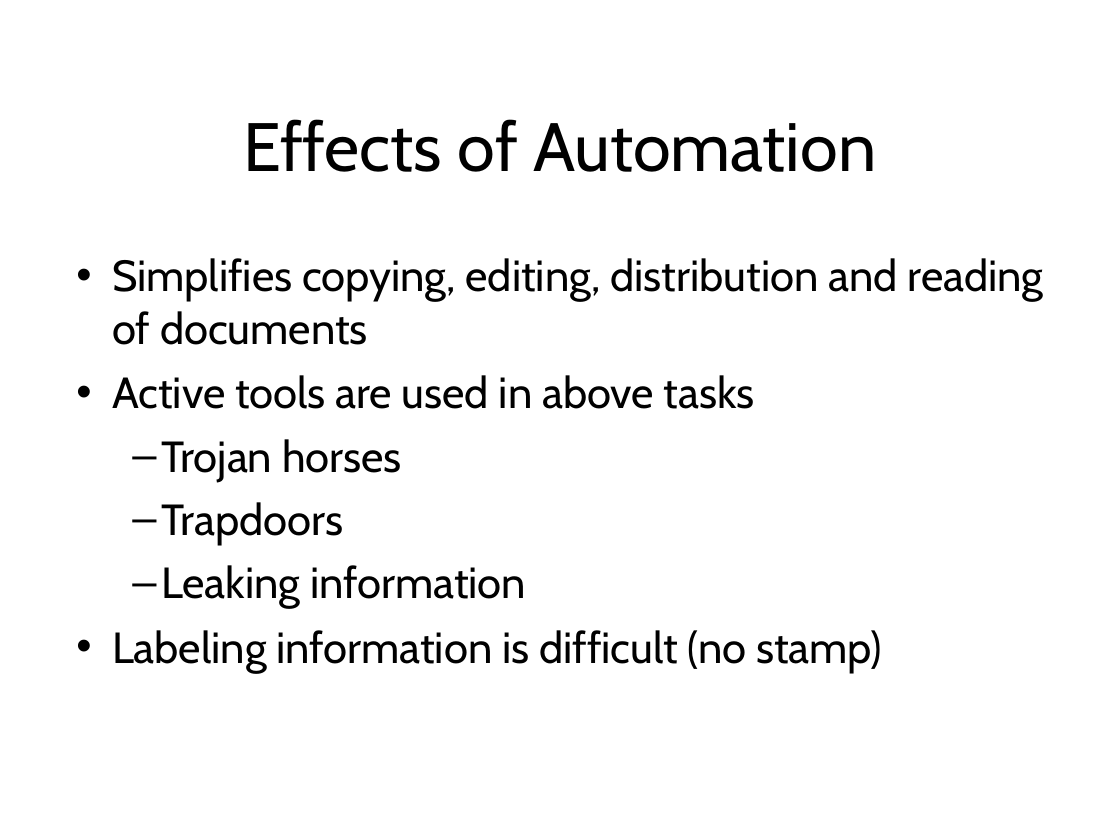
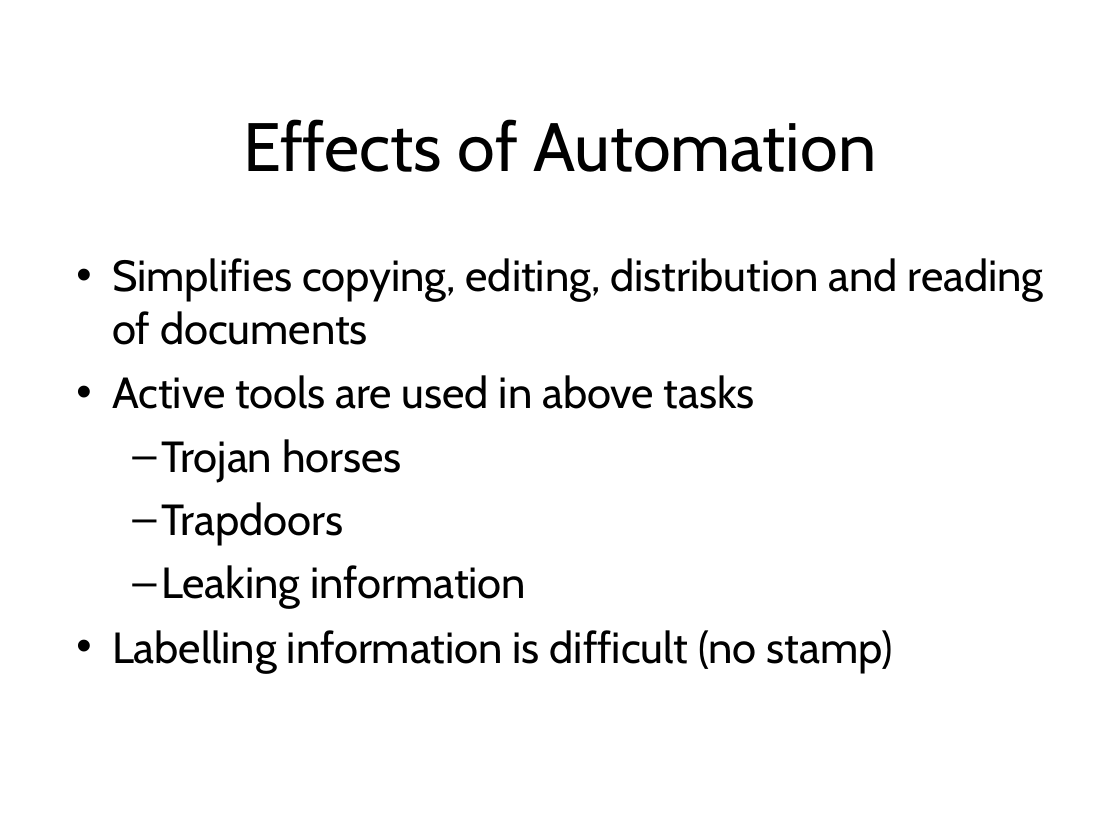
Before and after one commit to sftcd/cs7053, a slide deck: slide 9 of 2023lectures/02-concepts.odp. Drawn at 1120x840 pixels with LibreOffice and Linux fonts; fonts in the diff are those of the drawing. Boxes give left, top, right and bottom in pixels: in the first picture for what was removed or moved away, otherwise in the second. Text is boxed around its words. In the diff, an @@ line names an element or a change of style, - is before the commit and + after.

```diff
--- a/2023lectures/02-concepts.odp
+++ b/2023lectures/02-concepts.odp
@@ text at box(112, 630, 893, 673): text changed @@
-• Labeling information is difficult (no stamp)
+• Labelling information is difficult (no stamp)
```
Also in this commit, not shown: 11 other slides changed, 1 slide removed, 2 other files.
